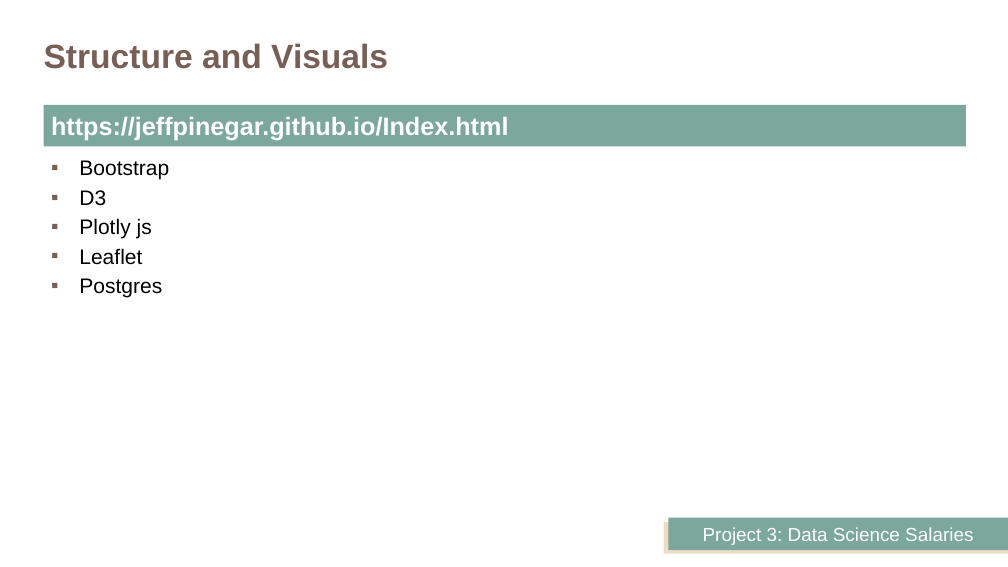
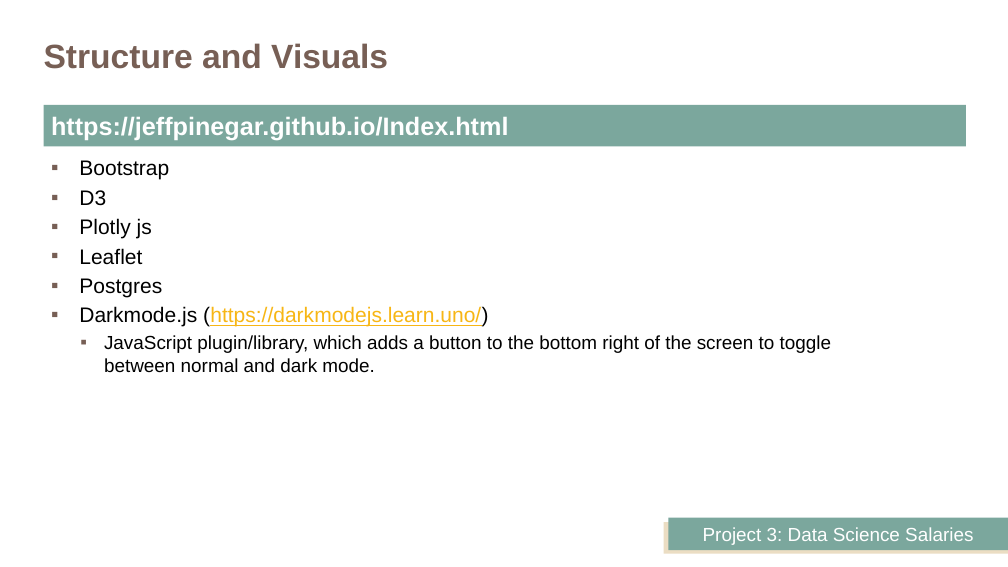
Before and after one commit to JeffPinegar/Project_3_DS_Salaries, a slide deck: slide 5 of DataScience_Salaries.pptx. Drawn at 1008x567 pixels with LibreOffice and Linux fonts; fonts in the diff are those of the drawing. Boxes give left, top, right and bottom in pixels: in the first picture for what was removed or moved away, otherwise in the second. Text is boxed around its words. In the diff, an @@ line names an element or a change of style, - is before the commit and + after.

Commit message:
Release Canidate 1.1 update PPT

```diff
--- a/DataScience_Salaries.pptx
+++ b/DataScience_Salaries.pptx
@@ text at (79,306,831,373): paragraphs added @@
+▪ Darkmode.js (https://darkmodejs.learn.uno/)
+  ▪ JavaScript plugin/library, which adds a button to the bottom right of the screen to toggle between normal and dark mode.
```
